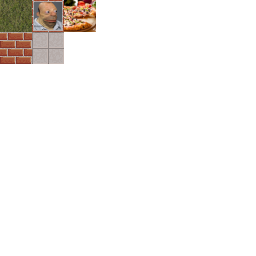
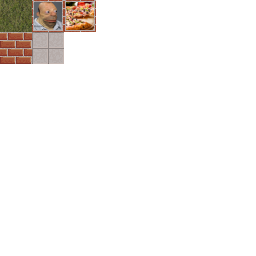
Before/after of a 256 × 256 layered artwork. What changed in the layer stack:
painted on "pizza" over box(64, 0, 96, 32)
